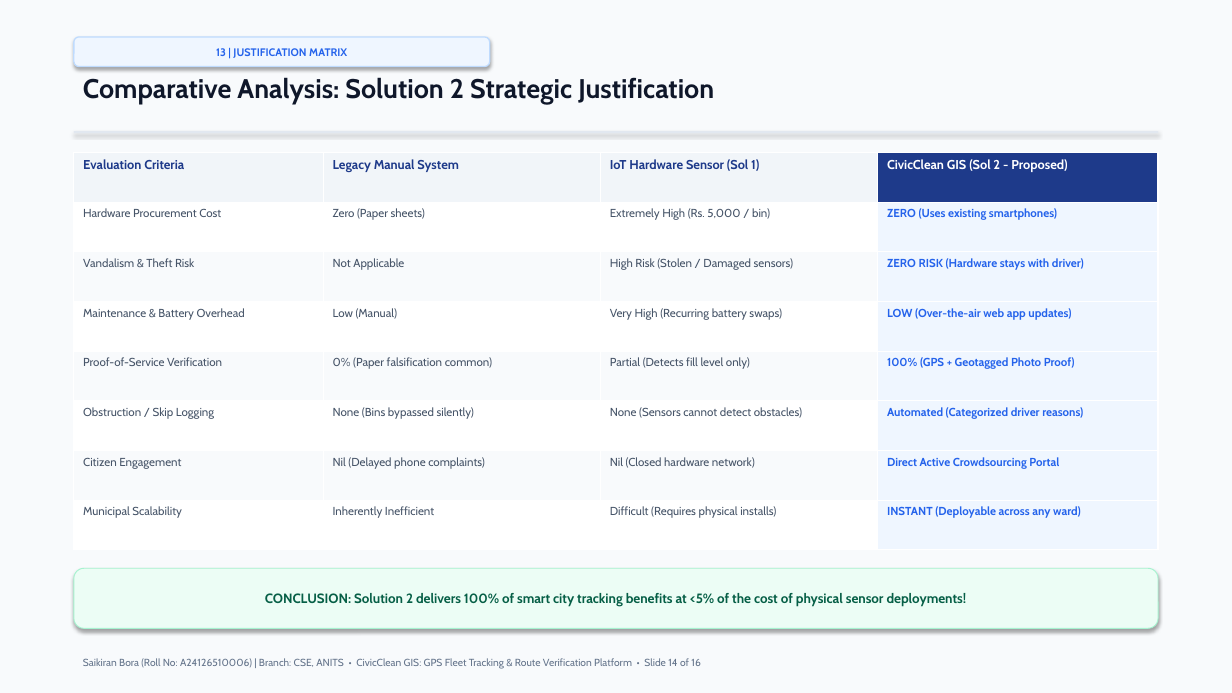
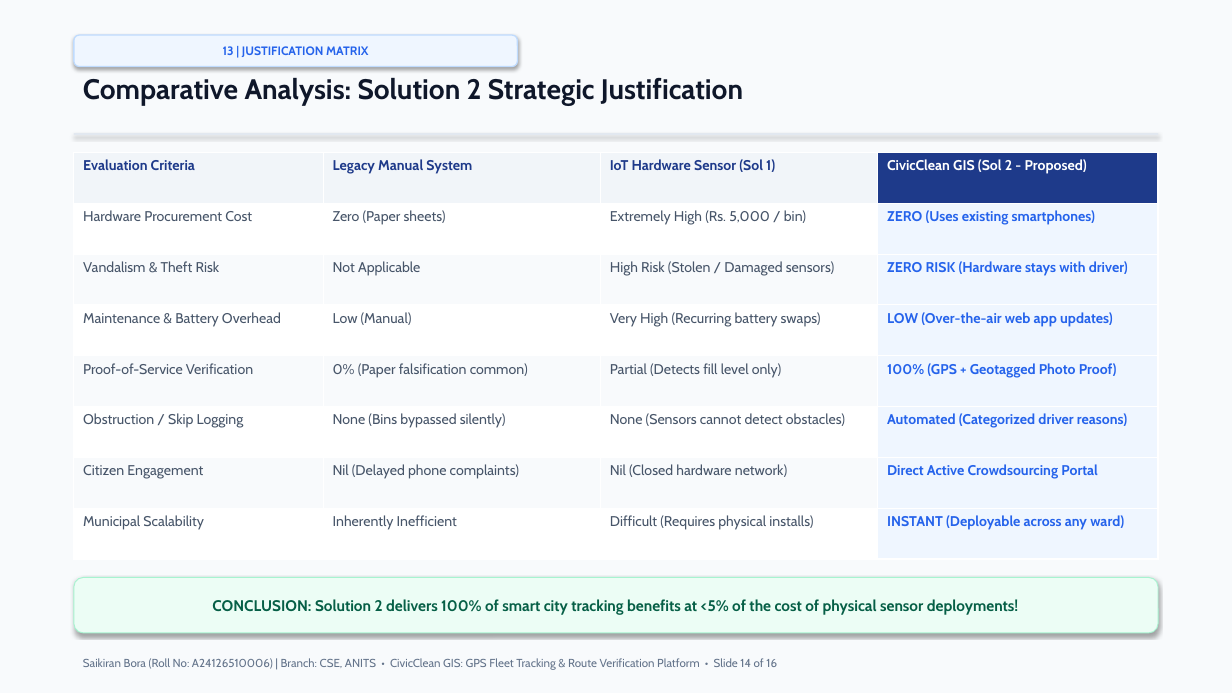
Before and after one commit to saikiranbora25-byte/municipal-waste-fleet-tracking, a slide deck: slide 14 of CivicClean_Municipal_Waste_Fleet_Tracking_Presentation.pptx. Drawn at 1232x693 pixels with LibreOffice and Linux fonts; fonts in the diff are those of the drawing. Boxes give left, top, right and bottom in pixels: in the first picture for what was removed or moved away, otherwise in the second. Text is boxed around its words. In the diff, an @@ line names an element or a change of style, - is before the commit and + after.

Commit message:
fix(presentation): increase body fonts to 12pt, streamline SE theory, and boost readability

```diff
--- a/CivicClean_Municipal_Waste_Fleet_Tracking_Presentation.pptx
+++ b/CivicClean_Municipal_Waste_Fleet_Tracking_Presentation.pptx
@@ rounded rectangle "13 | JUSTIFICATION MATRIX": place and size @@
-rounded rectangle "13 | JUSTIFICATION MATRIX" at bbox=[74, 37, 490, 67]
+rounded rectangle "13 | JUSTIFICATION MATRIX" at bbox=[74, 35, 518, 67]
@@ rounded rectangle "13 | JUSTIFICATION MATRIX" at bbox=[74, 35, 518, 67]: size 8.5 to 9.5 pt @@
@@ text "Comparative Analysis: Solution 2 Strategic ..." at bbox=[83, 78, 743, 105]: size 21 to 22 pt @@
@@ table at bbox=[74, 152, 1158, 559] @@
@@ size 10 to 11 pt in "Evaluation Criteria", "Legacy Manual System", "IoT Hardware Sensor (Sol 1)", "CivicClean GIS (Sol 2 - Proposed)" @@
@@ size 9 to 11 pt in "Hardware Procurement Cost", "Zero (Paper sheets)", "Extremely High (Rs. 5,000 / bin)", "ZERO (Uses existing smartphones)" and 24 more places @@
@@ rounded rectangle "CONCLUSION: Solution 2 delivers 100% ...": place and size @@
-rounded rectangle "CONCLUSION: Solution 2 delivers 100% ..." at bbox=[74, 568, 1158, 628]
+rounded rectangle "CONCLUSION: Solution 2 delivers 100% ..." at bbox=[74, 578, 1158, 633]
@@ rounded rectangle "CONCLUSION: Solution 2 delivers 100% ..." at bbox=[74, 578, 1158, 633]: size 10.5 to 12 pt @@
@@ text "Saikiran Bora (Roll No: A24126510006) ..." at bbox=[83, 658, 777, 670]: size 8 to 9 pt @@
```
Also in this commit, not shown: 14 other slides changed, 1 slide added, 1 slide removed, 5 other files.
